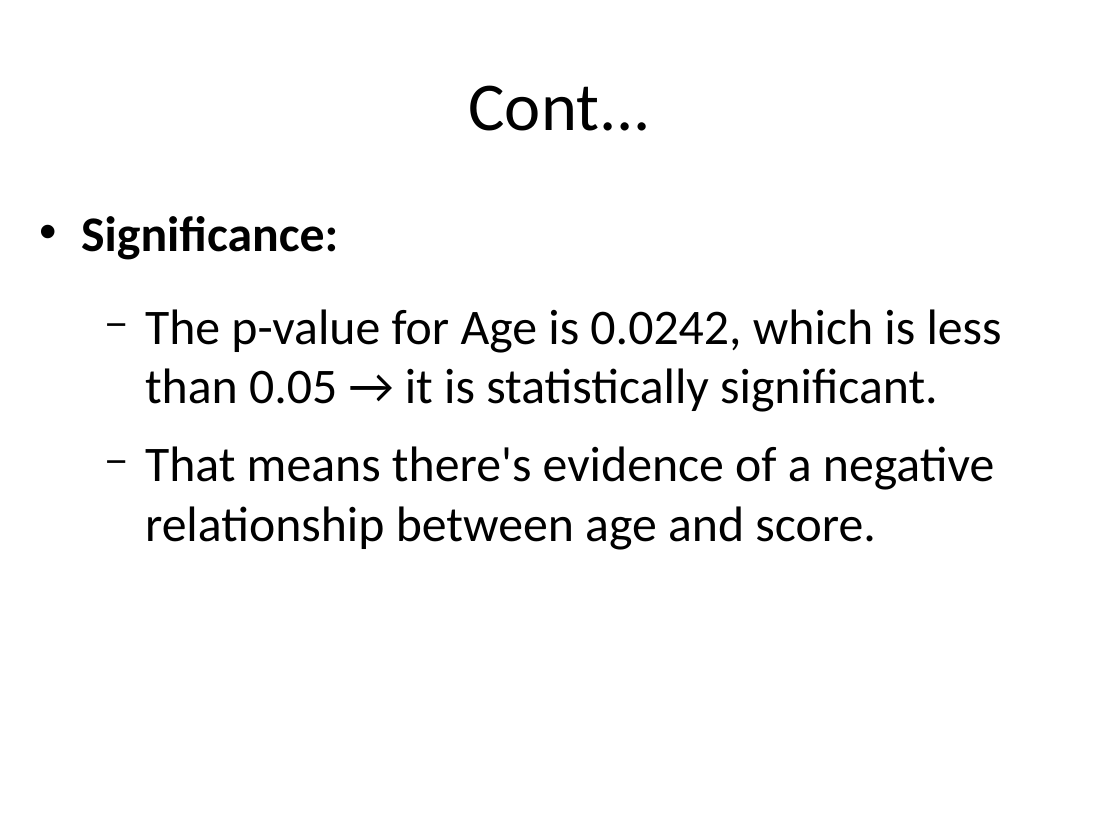
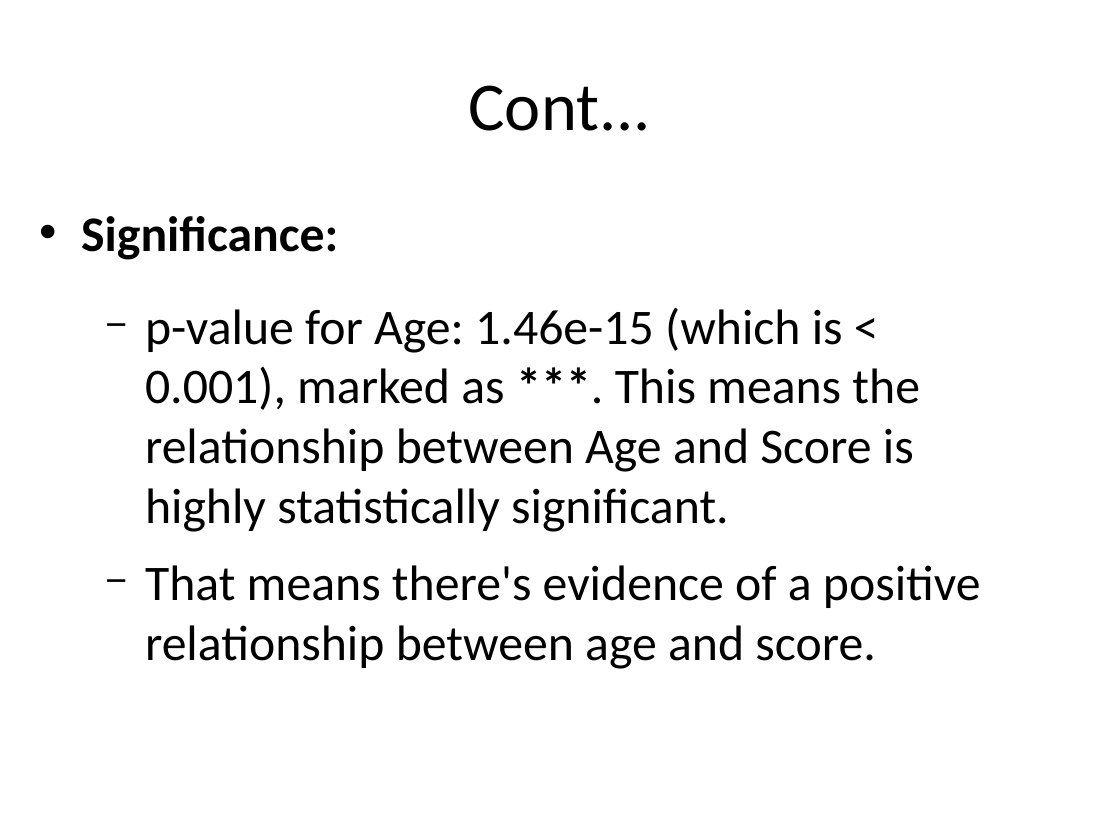
Before and after one commit to lacksinho/r-training-intro-visualization, a slide deck: slide 11 of Visualization_Techniques_with_R.pptx. Drawn at 1120x840 pixels with LibreOffice and Linux fonts; fonts in the diff are those of the drawing. Boxes give left, top, right and bottom in pixels: in the first picture for what was removed or moved away, otherwise in the second. Text is boxed around its words. In the diff, an @@ line names an element or a change of style, - is before the commit and + after.

```diff
--- a/Visualization_Techniques_with_R.pptx
+++ b/Visualization_Techniques_with_R.pptx
@@ text at (145,308,981,669): text changed @@
-  − The p-value for Age is 0.0242, which is less than 0.05 → it is statistically significant.
-  − That means there's evidence of a negative relationship between age and score.
+  − p-value for Age: 1.46e-15 (which is < 0.001), marked as ***. This means the relationship between Age and Score is highly statistically significant.
+  − That means there's evidence of a positive relationship between age and score.
```
Also in this commit, not shown: 7 other slides changed, 1 slide added, 2 slides removed, 2 other files.
